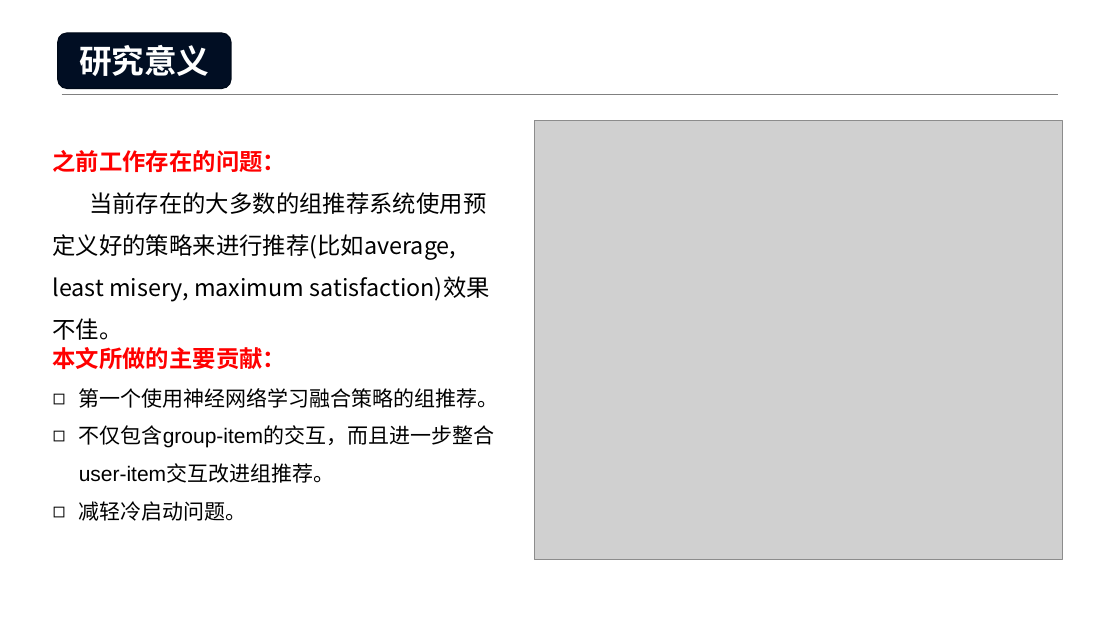
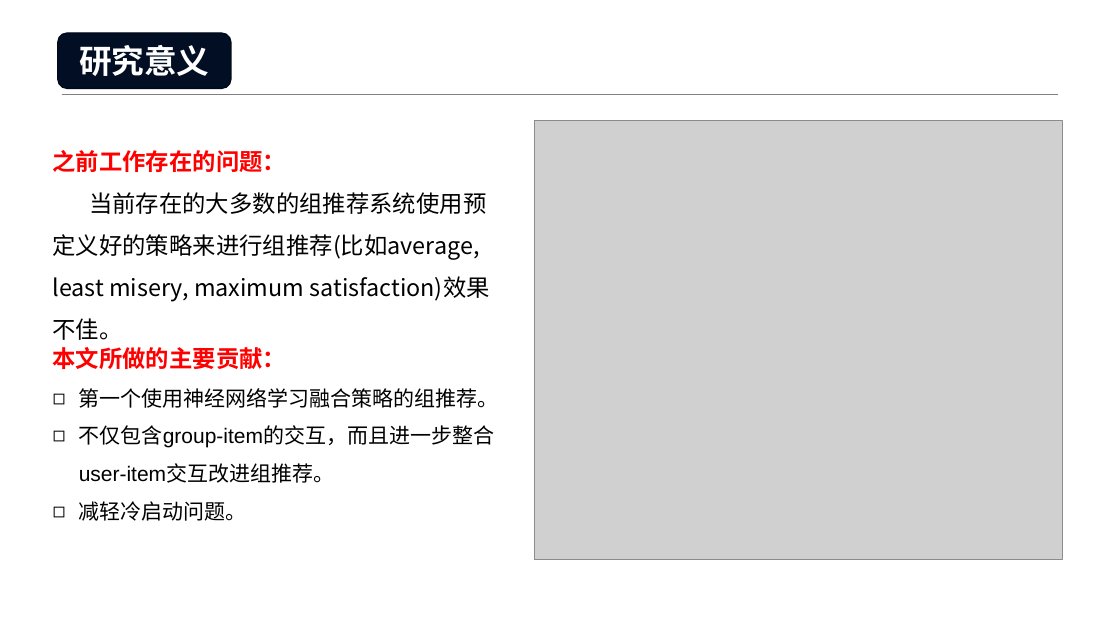
Before and after one commit to Leo-Yangren/RecommendationSystem, a slide deck: slide 2 of 小组会议20181120.pptx. Drawn at 1120x630 pixels with LibreOffice and Linux fonts; fonts in the diff are those of the drawing; grey boxes stand for pictures; background and template pictures are left out. Boxes give left, top, right and bottom in pixels: in the first picture for what was removed or moved away, otherwise in the second. Text is boxed around its words. In the diff, an @@ line names an element or a change of style, - is before the commit and + after.

```diff
--- a/小组会议20181120.pptx
+++ b/小组会议20181120.pptx
@@ text at (x1=53, y1=192, x2=489, y2=302): text changed @@
-当前存在的大多数的组推荐系统使用预定义好的策略来进行推荐(比如average, least misery, maximum satisfaction)效果不佳。
+当前存在的大多数的组推荐系统使用预定义好的策略来进行组推荐(比如average, least misery, maximum satisfaction)效果不佳。
```
Also in this commit, not shown: 1 other slide changed, 3 other files.
